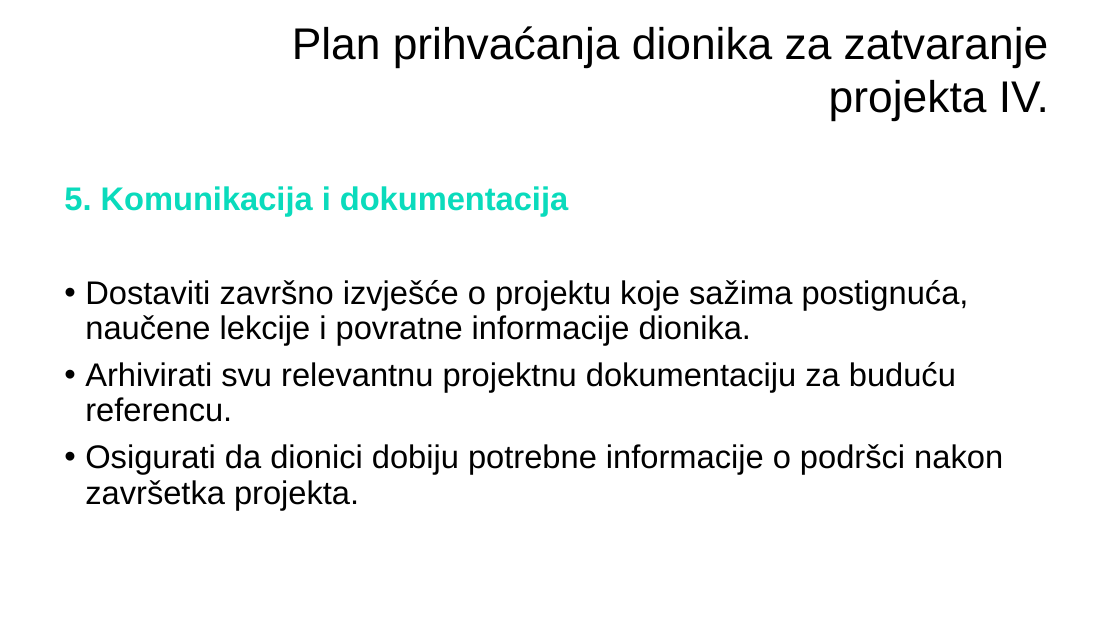
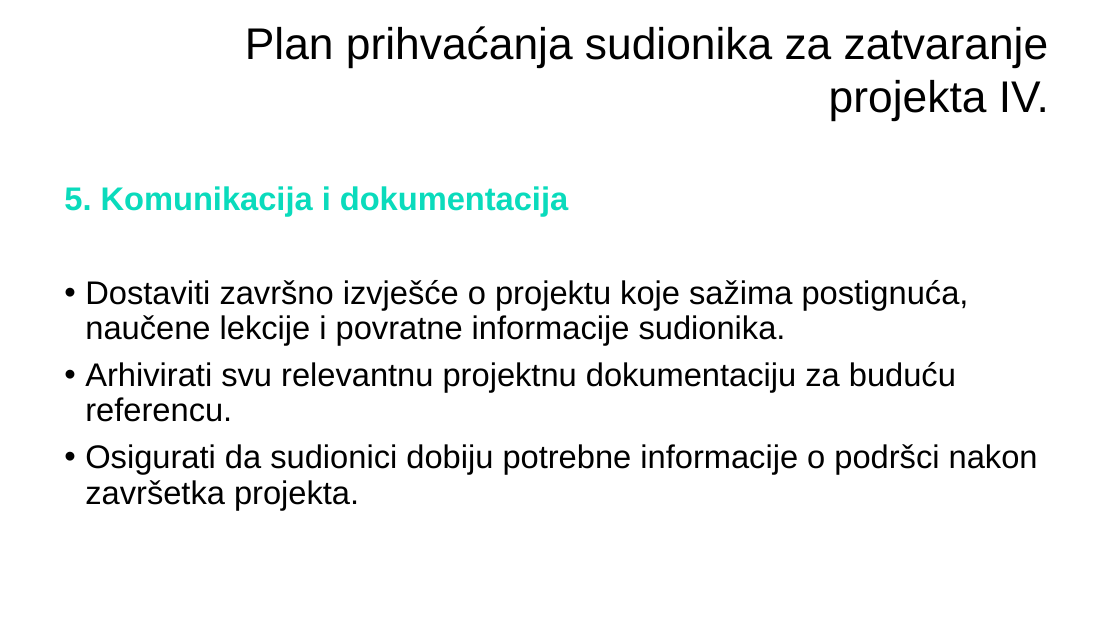
Before and after one commit to dinoDuvnjak/shift4it, a slide deck: slide 10 of 2-project-managment/M5_ENDING THE PROJECT_4 hours_HR.pptx. Drawn at 1120x630 pixels with LibreOffice and Linux fonts; fonts in the diff are those of the drawing; background and template pictures are left out. Boxes give left, top, right and bottom in pixels: in the first picture for what was removed or moved away, otherwise in the second. Text is boxed around its words. In the diff, an @@ line names an element or a change of style, - is before the commit and + after.

```diff
--- a/2-project-managment/M5_ENDING THE PROJECT_4 hours_HR.pptx
+++ b/2-project-managment/M5_ENDING THE PROJECT_4 hours_HR.pptx
@@ text at box(245, 26, 1049, 120): text changed @@
-Plan prihvaćanja dionika za zatvaranje projekta IV.
+Plan prihvaćanja sudionika za zatvaranje projekta IV.
@@ text at box(85, 280, 969, 345): text changed @@
-• Dostaviti završno izvješće o projektu koje sažima postignuća, naučene lekcije i povratne informacije dionika.
+• Dostaviti završno izvješće o projektu koje sažima postignuća, naučene lekcije i povratne informacije sudionika.
@@ text at box(85, 444, 1038, 510): text changed @@
-• Osigurati da dionici dobiju potrebne informacije o podršci nakon završetka projekta.
+• Osigurati da sudionici dobiju potrebne informacije o podršci nakon završetka projekta.
```
Also in this commit, not shown: 8 other slides changed, 1 other file.
